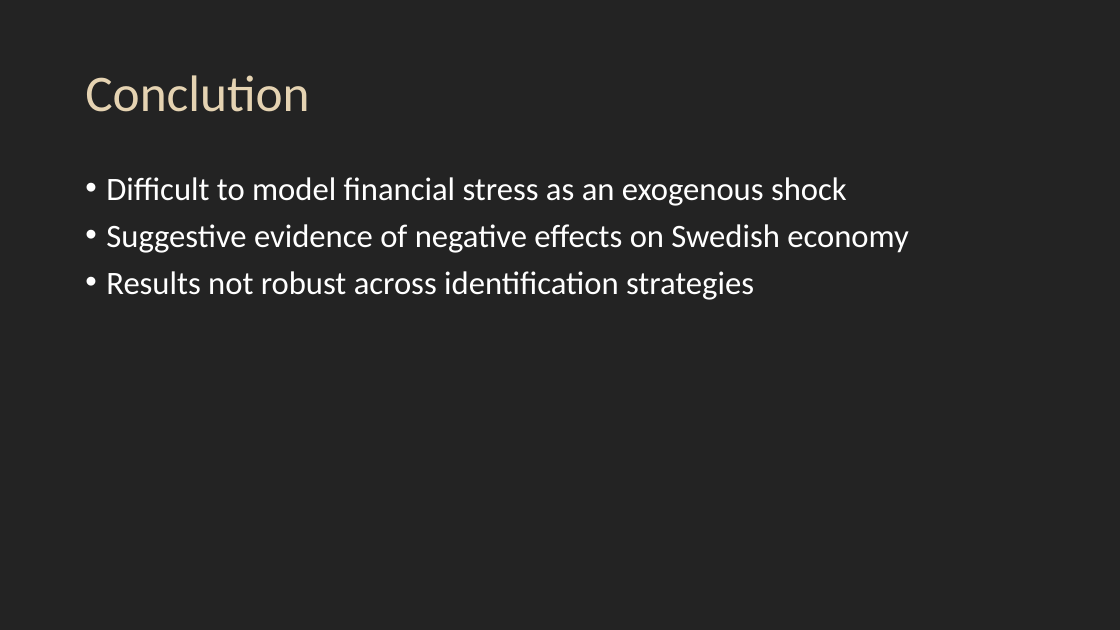
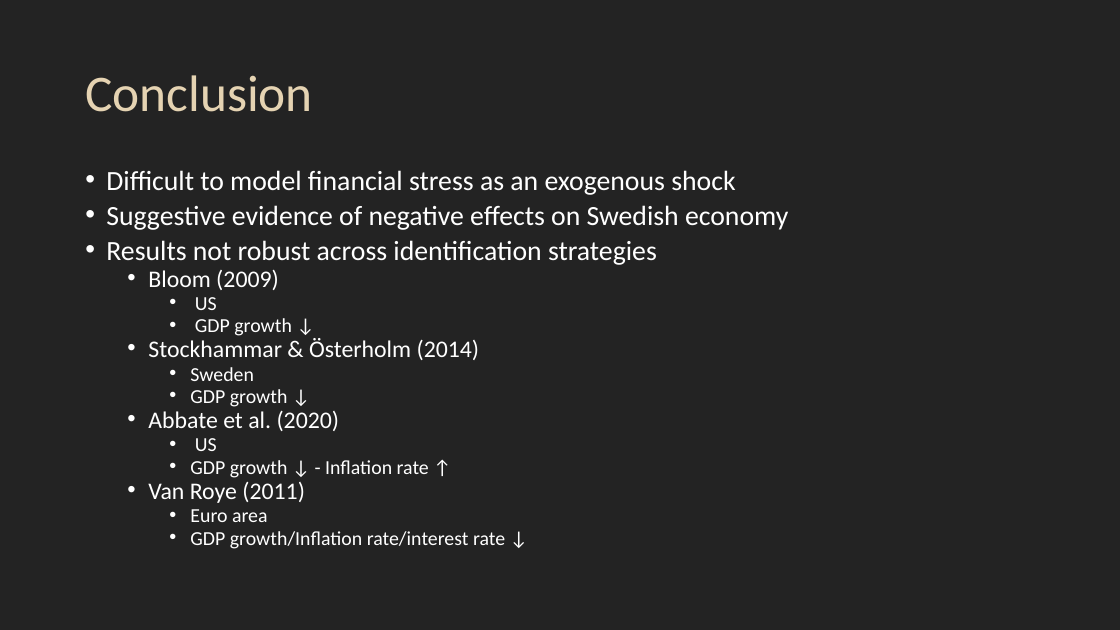
Before and after one commit to timoudas/MasterThesis, a slide deck: slide 13 of presentation.pptm. Drawn at 1120x630 pixels with LibreOffice and Linux fonts; fonts in the diff are those of the drawing. Boxes give left, top, right and bottom in pixels: in the first picture for what was removed or moved away, otherwise in the second. Text is boxed around its words. In the diff, an @@ line names an element or a change of style, - is before the commit and + after.

Commit message:
presentation

```diff
--- a/presentation.pptm
+++ b/presentation.pptm
@@ title at [85, 75, 313, 112]: text changed @@
-Conclution
+Conclusion
@@ text at [106, 170, 788, 265]: size 28 to 23.8 pt in "Difficult to model financial stress as an ...", "Suggestive evidence of negative effects on Swedish ...", "Results not robust across identification strategies"; line spacing 0.9 to 0.7 @@
@@ text at [148, 270, 505, 549]: paragraphs added @@
+  • Bloom (2009)
+    • US
+    • GDP growth ↓
+  • Stockhammar & Österholm (2014)
+    • Sweden
+    • GDP growth ↓
+  • Abbate et al. (2020)
+    • US
+    • GDP growth ↓ - Inflation rate ↑
+  • Van Roye (2011)
+    • Euro area
+    • GDP growth/Inflation rate/interest rate ↓
```
Also in this commit, not shown: 2 other slides changed, 2 other files.
